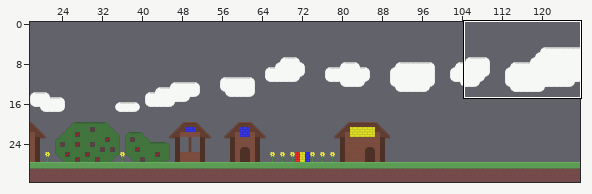
Two states of a Tiled map (JSON), Color Quest/Color Quest/assets/TileMaps/Tutorial.json. The picture above shows the old version from afar; the outline marks the close-up.
Close-up. The starting point:
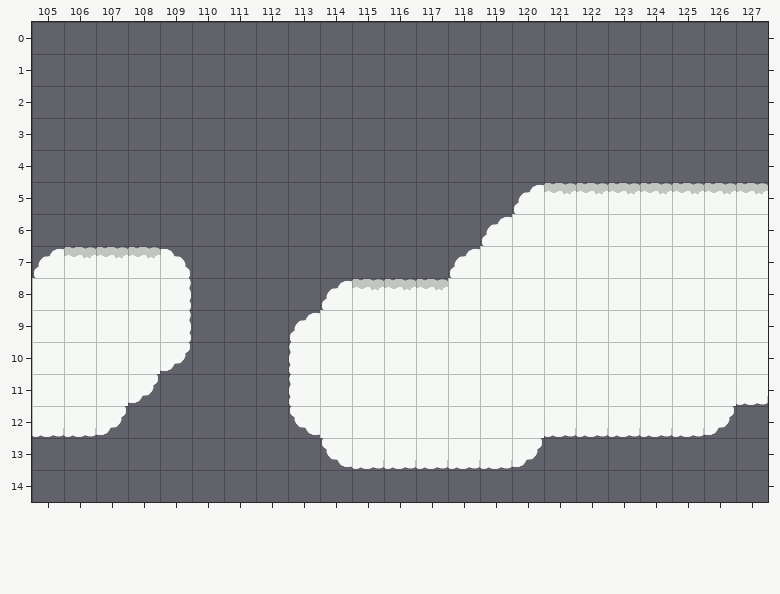
Cells are 32x32 px. Shown: x 105..127, y 0..14. The commit also changed other parts of the map, which this record leaves out.
The same view after the edit:
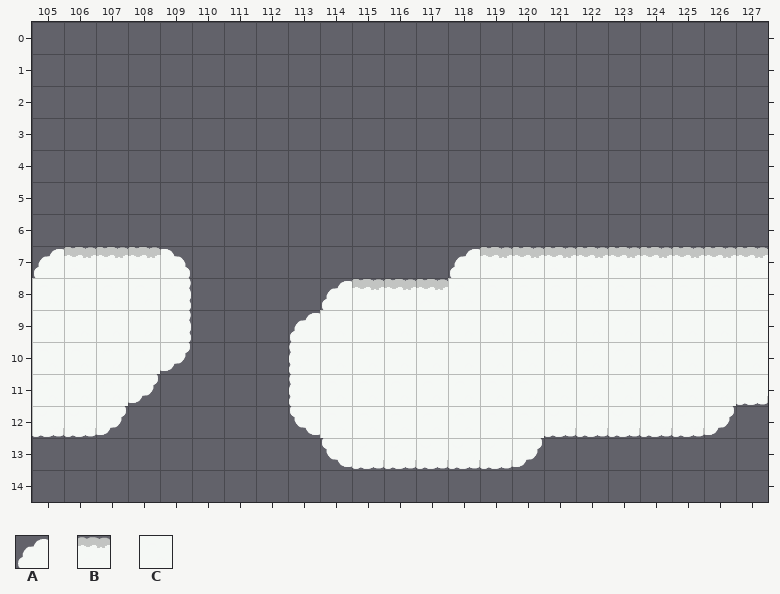
Key: from "color_tiles_2": A 84, B 86, C 92.
_ is an empty cell, # one hidden under a higher layer, . an unchanged one.
Edits made:
--- layer "Ground_1"
@@ x 121..127 @@
- 5 BBBBBBB
+ 5 _______
@@ x 119..127 @@
- 7 _________
+ 7 BBBBBBBBB
--- layer "Background_1"
@@ x 119..127 @@
- 5 .ABBBBBBB
- 6 A########
- 7 #########
+ 5 .________
+ 6 _________
+ 7 BBBBBBBBB
--- layer "Ground_0"
@@ x 121..127 @@
- 5 BBBBBBB
+ 5 _______
@@ x 119..127 @@
- 7 _________
+ 7 BBBBBBBBB
--- layer "Background_0"
@@ x 119..127 @@
- 5 .ABBBBBBB
- 6 ACCCCCCCC
- 7 CCCCCCCCC
+ 5 .________
+ 6 _________
+ 7 BBBBBBBBB
Pixel boxes of the changes (left, top, right, bottom) in both close-ups:
changed: (480, 183, 768, 258)
